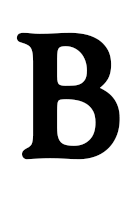
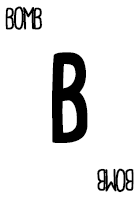
Layered file, before and after one edit (140 × 200). Changes by layer:
added layer "bomb copy" above "bomb" over [97, 168, 134, 193]
added layer "bomb" above "B" over [5, 6, 43, 30]
painted on "B" over [16, 32, 120, 160]
